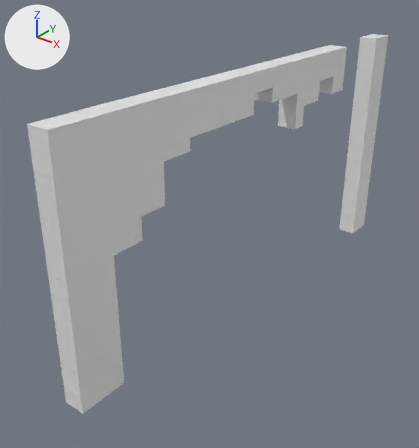
One commit to the FBX model Assets/Nivel_Final/Pantalla_22/Pantalla 22CARTON.fbx: the scene before it, then after it.
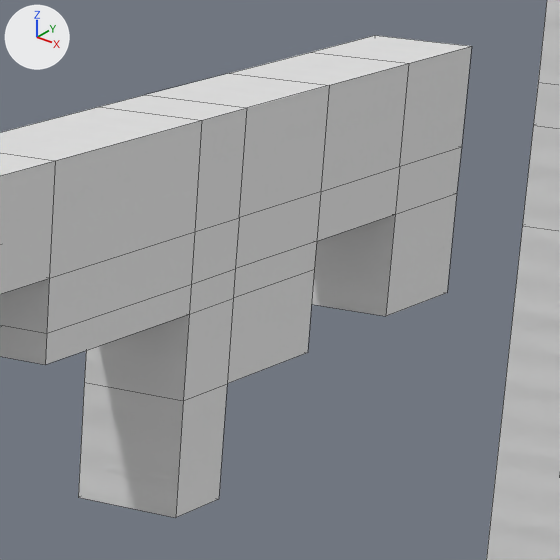
Each version is shown whole from a 50 mm lens placed at (65.6, 106.3, -7.1), pointed at (11.5, 174.0, -49.1), then close up on the part from 63% to 86% of the width and 9% to 31% of the height. Lighting does not change. The marker at upper left points along +X, +Y and +Z. The close-ups show mesh edges as thin lines. Where no turn or scale is listed for an object, it has been applied to the vertices.

Before the edit, the objects in view are built like this:
```python
me_cube_116 = bpy.data.meshes.new('Cube.116')
me_cube_116.from_pydata(...)  # 142 vertices, 136 faces; spans x -1.7..1.8, y -41.9..40.7, z -31.3..10.5
me_cube_116.materials.append(mat_carton1)
# before: 122 (-1.7, 22.8, 2.9), 123 (-1.7, 18.7, 2.9), 124 (1.6, 22.8, 2.9) at pixel (447, 292), 125 (1.6, 18.7, 2.9) at pixel (385, 316)
ob_cube_075 = bpy.data.objects.new('Cube.075', me_cube_116)
ob_cube_075.location = (16.68, 181.59, -34.27)
```
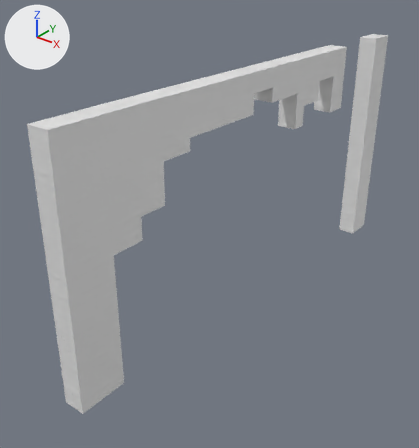
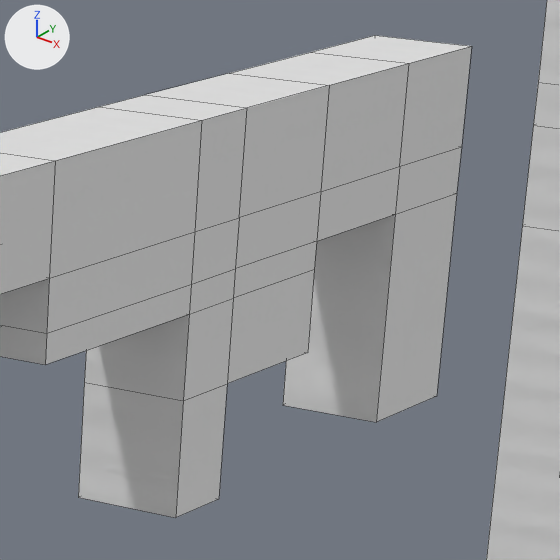
Pixel boxes (x1, y1, x2, y2) of what changed, in the close-ups (560 x 560 px; the box of a moved part takes in the faces that stretch with it):
```json
{"part": 1, "of": "me_cube_116", "change": "moved or reshaped", "before": [312, 194, 457, 316], "after": [283, 194, 457, 422]}
```

Edits to the scene script, one JSON object a line:
```json
{"block": "me_cube_116", "where": "me_cube_116.from_pydata(...)  # 142 vertices, 136 faces; spans x -1.7..1.8, y -41.9..40.7, z -31.3..10.5"}
{"block": "me_cube_116", "where": "# used by ob_cube_075; location = (16.68, 181.59, -34.27)"}
{"block": "me_cube_116", "change": "me_cube_116 part 1"}
{"op": "add", "block": "me_cube_116", "code": "for i in [*range(122, 126)]: me_cube_116.vertices[i].co += Vector((0.0, 0.0, -3.3))"}
```
